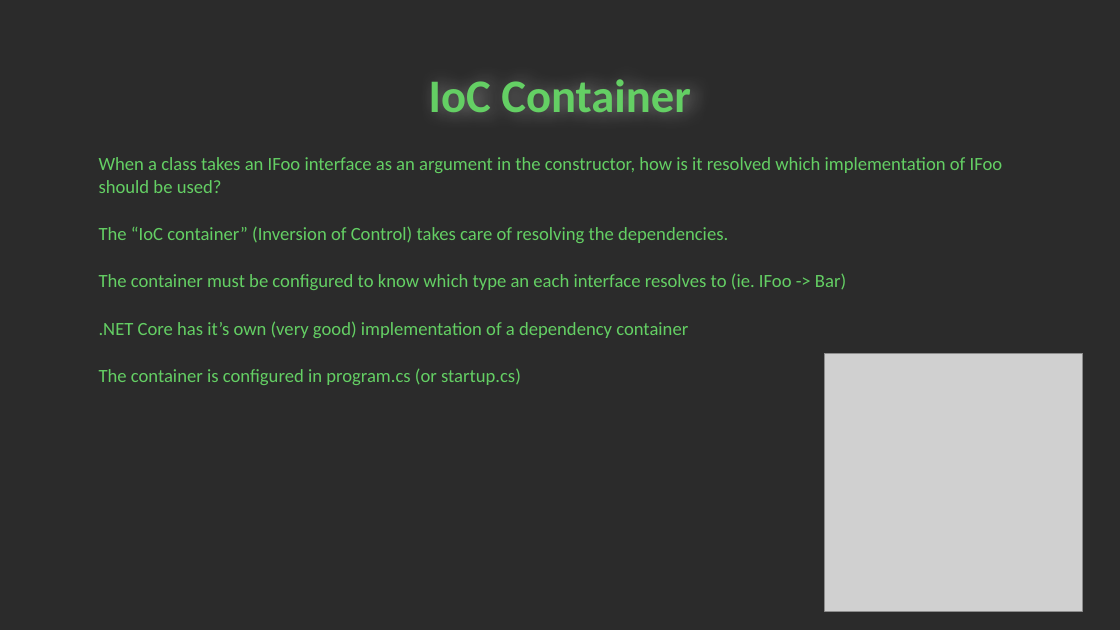
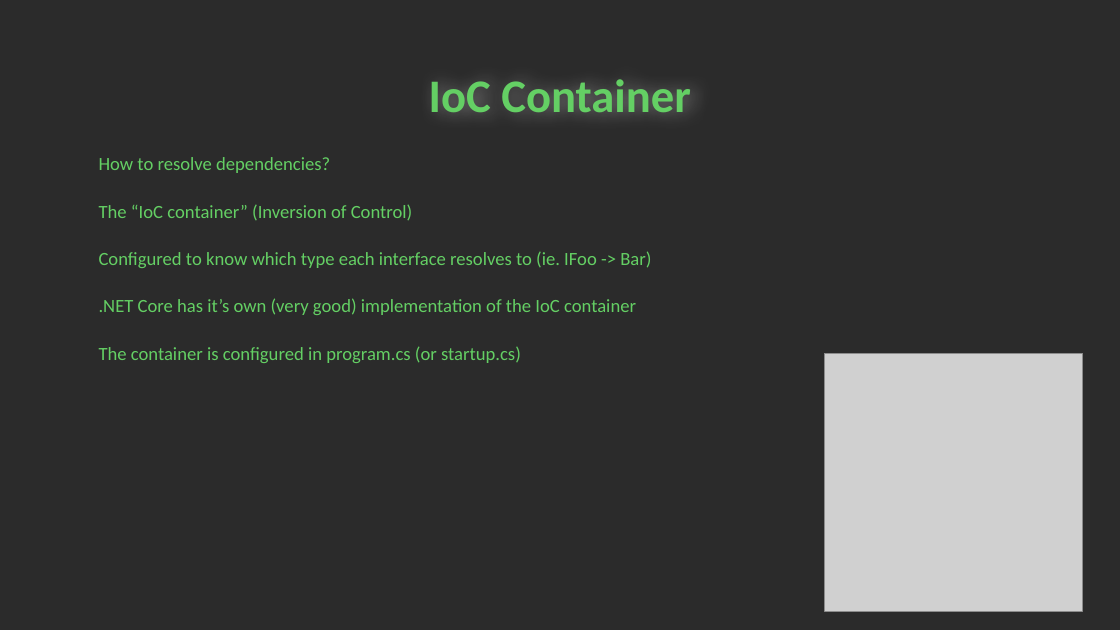
Before and after one commit to Zteff/DeveloperTraining, a slide deck: slide 4 of Presentations/Dependency Injection.pptx. Drawn at 1120x630 pixels with LibreOffice and Linux fonts; fonts in the diff are those of the drawing; grey boxes stand for pictures; background and template pictures are left out; a plain dark background stands for a picture behind light text. Boxes give left, top, right and bottom in pixels: in the first picture for what was removed or moved away, otherwise in the second. Text is boxed around its words. In the diff, an @@ line names an element or a change of style, - is before the commit and + after.

Commit message:
Minor changes to presentation

```diff
--- a/Presentations/Dependency Injection.pptx
+++ b/Presentations/Dependency Injection.pptx
@@ text at <box>99,157,651,315</box>: text changed @@
-When a class takes an IFoo interface as an argument in the constructor, how is it resolved which implementation of IFoo should be used?
-The “IoC container” (Inversion of Control) takes care of resolving the dependencies.
-The container must be configured to know which type an each interface resolves to (ie. IFoo -> Bar)
-.NET Core has it’s own (very good) implementation of a dependency container
+How to resolve dependencies?
+The “IoC container” (Inversion of Control)
+Configured to know which type each interface resolves to (ie. IFoo -> Bar)
+.NET Core has it’s own (very good) implementation of the IoC container
```
Also in this commit, not shown: 2 other slides changed.
